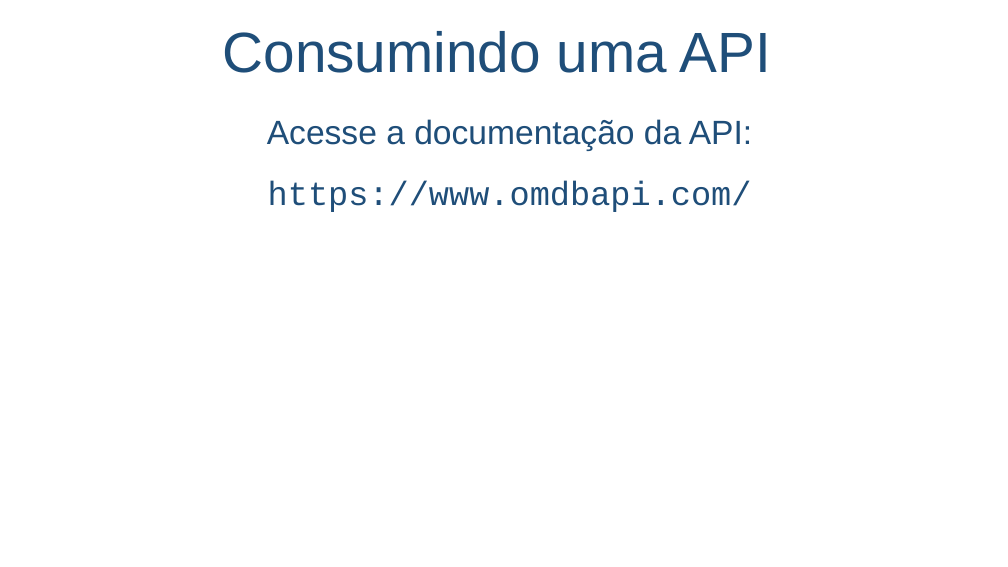
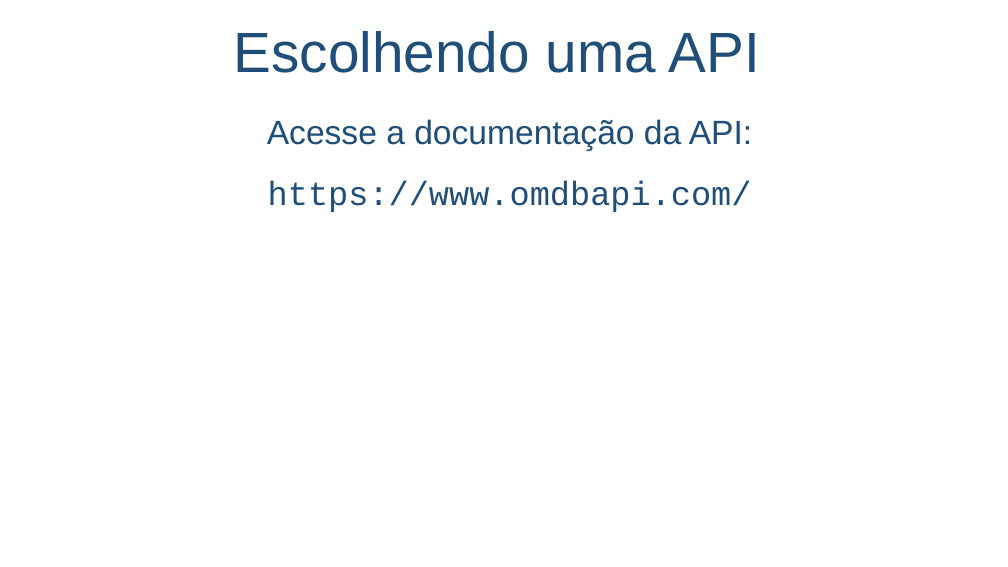
Before and after one commit to salmo-jr/public-slides, a slide deck: slide 15 of React.pptx (slide 14 before the commit). Drawn at 1008x567 pixels with LibreOffice and Linux fonts; fonts in the diff are those of the drawing; background and template pictures are left out. Boxes give left, top, right and bottom in pixels: in the first picture for what was removed or moved away, otherwise in the second. Text is boxed around its words. In the diff, an @@ line names an element or a change of style, - is before the commit and + after.

```diff
--- a/React.pptx
+++ b/React.pptx
@@ text at [234,31,760,73]: text changed @@
-Consumindo uma API
+Escolhendo uma API
```
Also in this commit, not shown: 2 other slides changed, 12 slides added, 5 other files.
